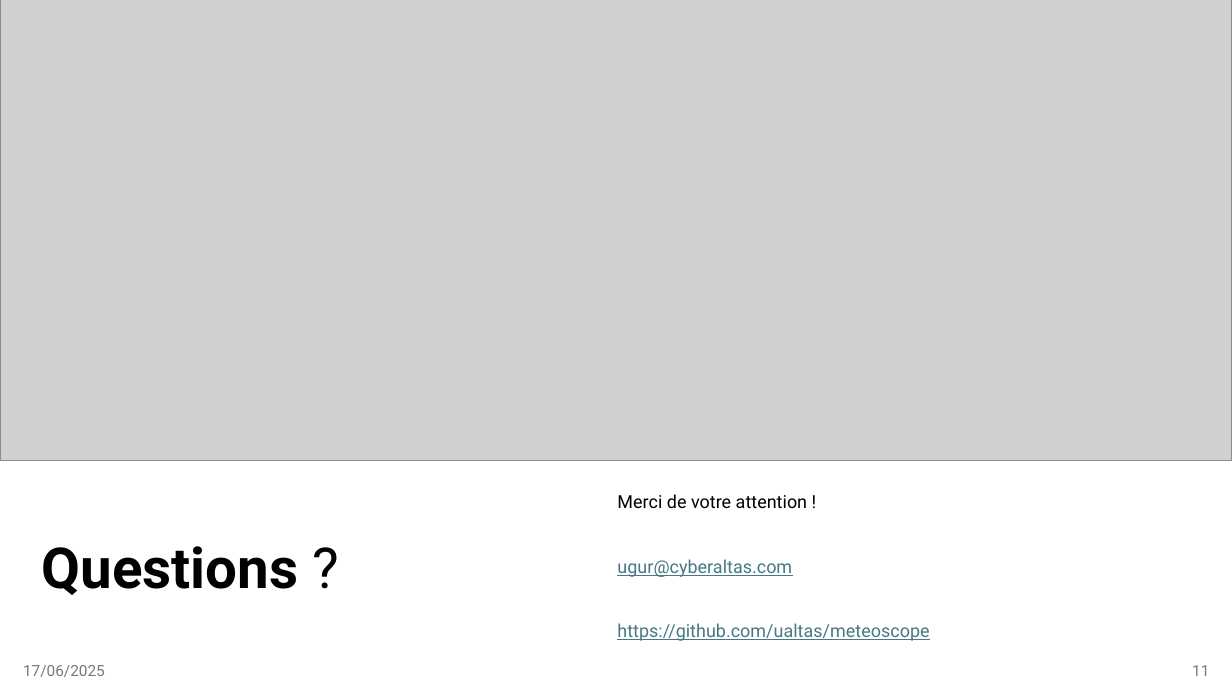
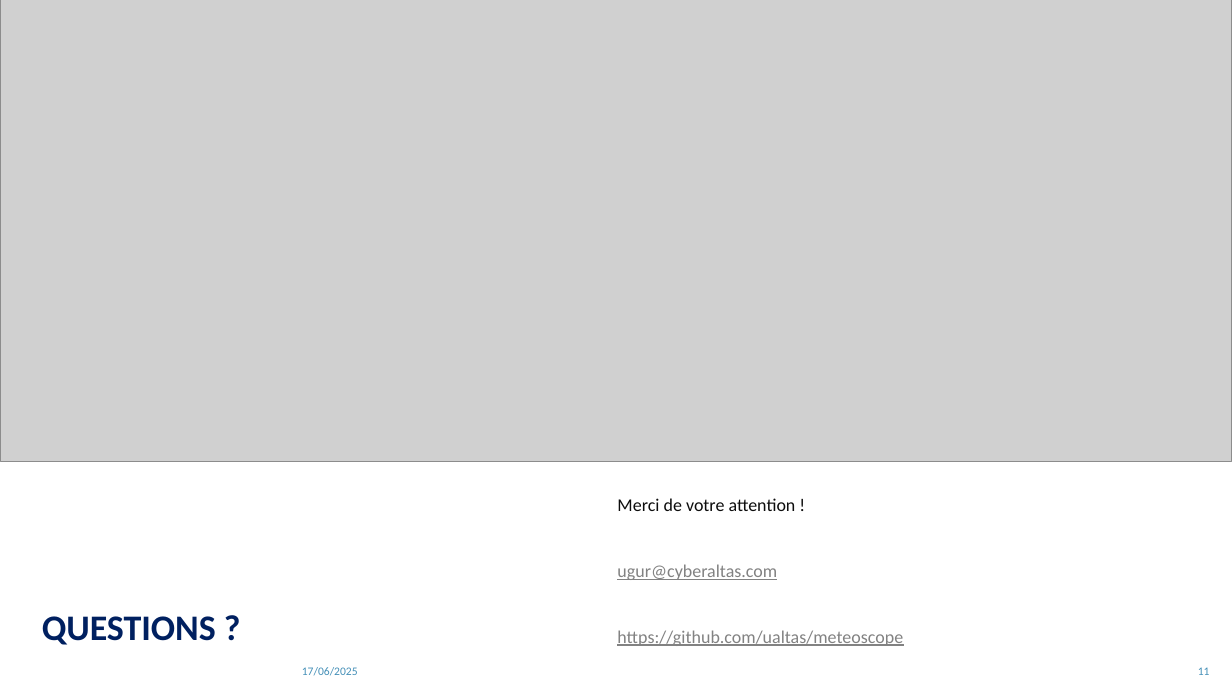
Before and after one commit to ualtas/meteoscope, a slide deck: slide 11 of meteoscop.pptx. Drawn at 1232x693 pixels with LibreOffice and Linux fonts; fonts in the diff are those of the drawing; grey boxes stand for pictures. Boxes give left, top, right and bottom in pixels: in the first picture for what was removed or moved away, otherwise in the second. Text is boxed around its words. In the diff, an @@ line names an element or a change of style, - is before the commit and + after.

Commit message:
modif la presentation meteoscop.pptx

```diff
--- a/meteoscop.pptx
+++ b/meteoscop.pptx
@@ title "QUESTIONS ?" at box(42, 616, 216, 645): vertical alignment middle to bottom @@
@@ text "Merci de votre attention !" at box(617, 498, 903, 646): font Roboto to Calibri; text colour #000000 to #0D0D0D in "Merci de votre attention !"; text colour #467886 to #828282 in "ugur@cyberaltas.com", "https://github.com/ualtas/meteoscope"; line spacing 0.9 to 1; less space between paragraphs; vertical alignment top to middle @@
@@ title at box(42, 616, 216, 645): text changed; size 44 to 28 pt; font Roboto to Calibri; text colour #000000 to #002060 @@
-Questions ?
+QUESTIONS ?
@@ text "17/06/2025" at box(302, 667, 358, 676): size 12 to 9 pt, font Roboto to Calibri, text colour #797979 to #4590B8; alignment left to right @@
@@ page number at box(1198, 667, 1210, 675): size 12 to 9 pt, font Roboto to Calibri, text colour #797979 to #4590B8 @@
```
Also in this commit, not shown: 10 other slides changed.
